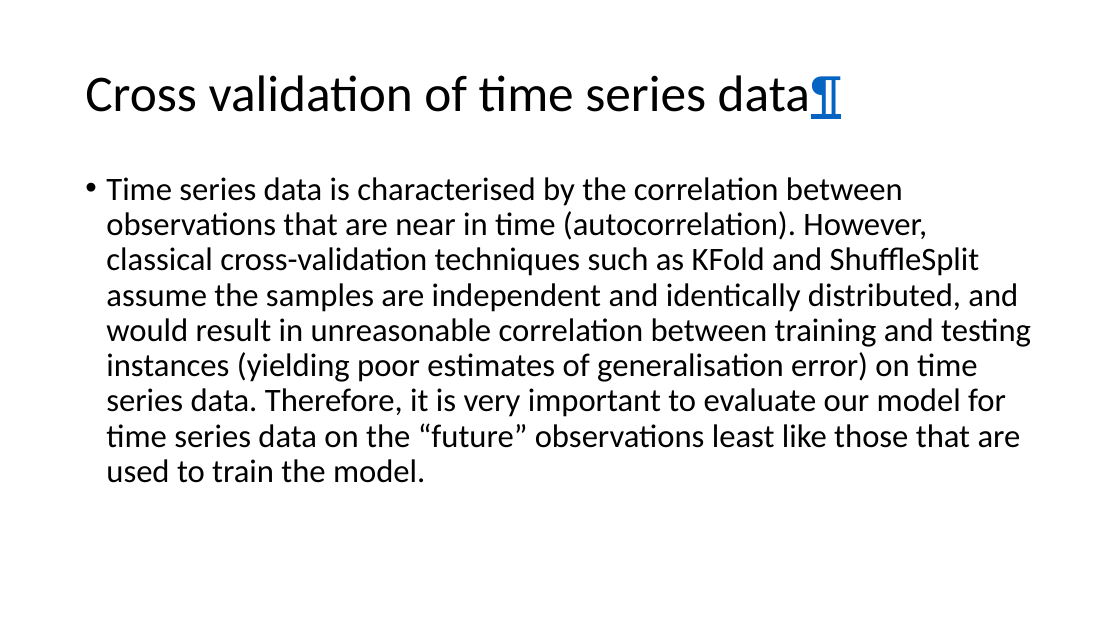
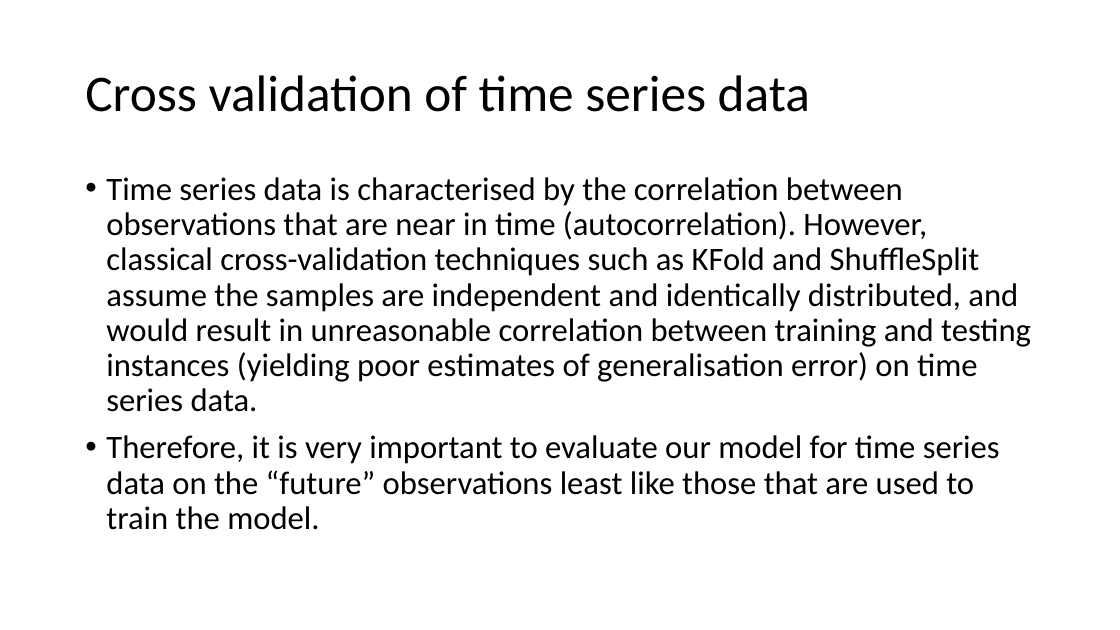
Before and after one commit to FranzGH/IoT_ML, a slide deck: slide 22 of Model selection.pptx (slide 21 before the commit). Drawn at 1120x630 pixels with LibreOffice and Linux fonts; fonts in the diff are those of the drawing. Boxes give left, top, right and bottom in pixels: in the first picture for what was removed or moved away, otherwise in the second. Text is boxed around its words. In the diff, an @@ line names an element or a change of style, - is before the commit and + after.

Commit message:
Model selection

```diff
--- a/Model selection.pptx
+++ b/Model selection.pptx
@@ title at bbox=[85, 75, 810, 112]: text changed @@
-Cross validation of time series data¶
+Cross validation of time series data
@@ text at bbox=[106, 177, 1031, 530]: text changed @@
-• Time series data is characterised by the correlation between observations that are near in time (autocorrelation). However, classical cross-validation techniques such as KFold and ShuffleSplit assume the samples are independent and identically distributed, and would result in unreasonable correlation between training and testing instances (yielding poor estimates of generalisation error) on time series data. Therefore, it is very important to evaluate our model for time series data on the “future” observations least like those that are used to train the model.
+• Time series data is characterised by the correlation between observations that are near in time (autocorrelation). However, classical cross-validation techniques such as KFold and ShuffleSplit assume the samples are independent and identically distributed, and would result in unreasonable correlation between training and testing instances (yielding poor estimates of generalisation error) on time series data.
+• Therefore, it is very important to evaluate our model for time series data on the “future” observations least like those that are used to train the model.
```
Also in this commit, not shown: 23 other slides changed, 3 slides added, 1 slide removed, 8 other files.
